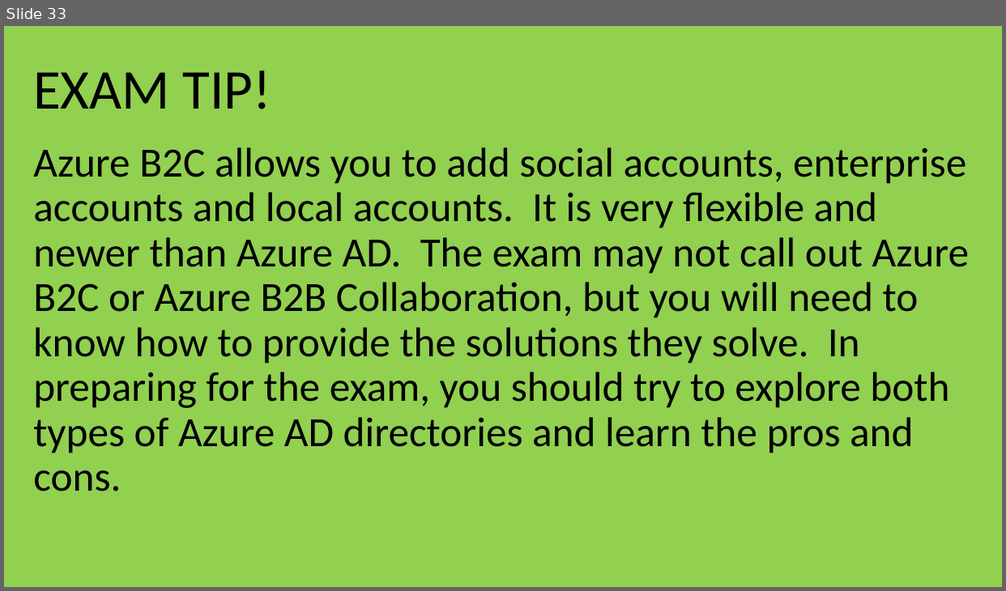
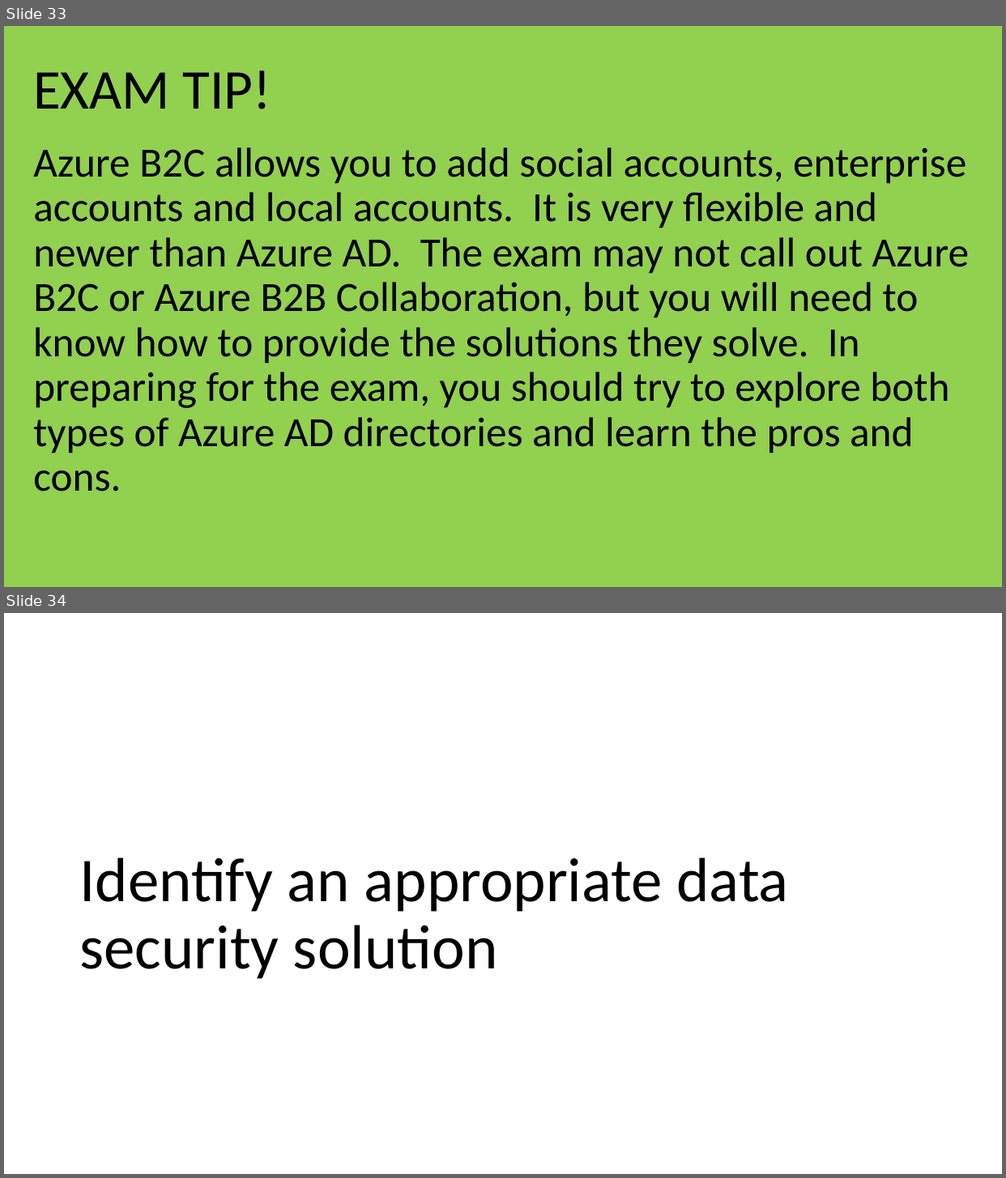
Before and after one commit to dstolts/70-534, a slide deck: Presentations/70-534-Combined-SecuritySlides.pptx. Shown one above the other, each under a label of ours: slide 33 before the commit, slides 33 and 34 after it. The pictures are 1006x591 and 1006x1178 pixels, drawn with LibreOffice and Linux fonts; fonts in the diff are those of the drawing. Boxes give left, top, right and bottom in pixels: in the first picture for what was removed or moved away, otherwise in the second. Text is boxed around its words. In the diff, an @@ line names an element or a change of style, - is before the commit and + after.

Commit message:
Data Security Content

```diff
--- a/Presentations/70-534-Combined-SecuritySlides.pptx
+++ b/Presentations/70-534-Combined-SecuritySlides.pptx
@@ slide 34 added at <box>4,613,1002,1174</box>, background #FFFFFF @@
@@ title added at <box>79,858,788,979</box>, 60 pt, text #000000 @@
+Identify an appropriate data security solution
```
Also in this commit, not shown: 8 other slides added.
